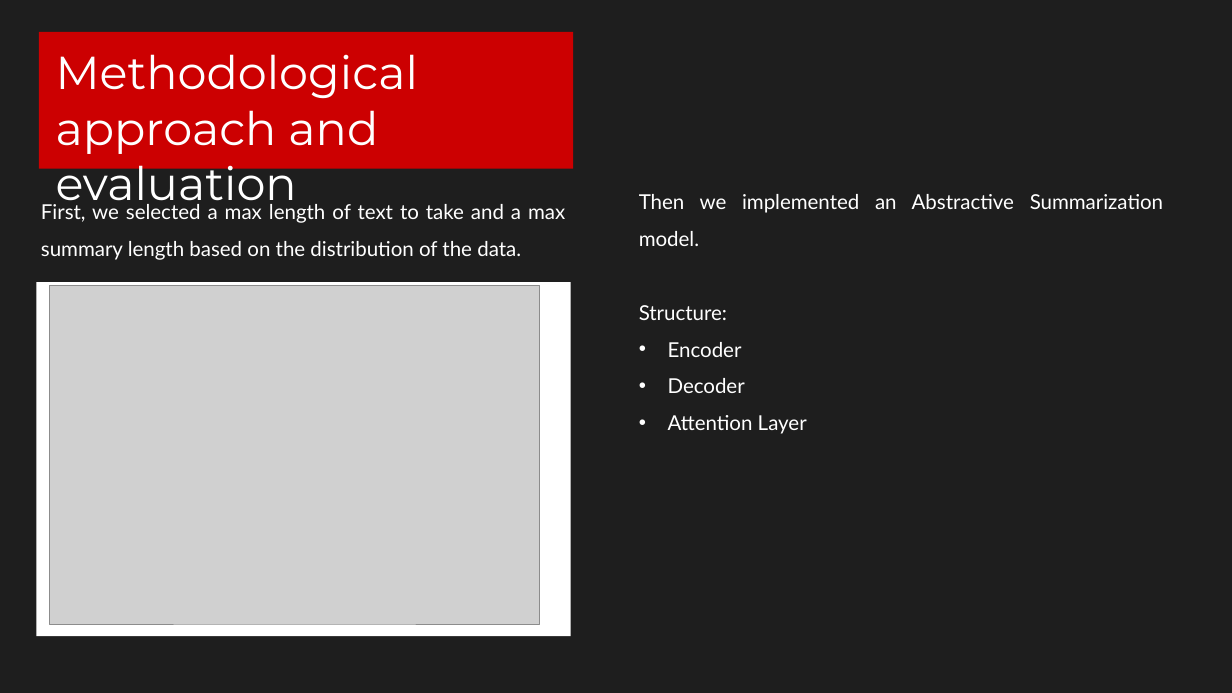
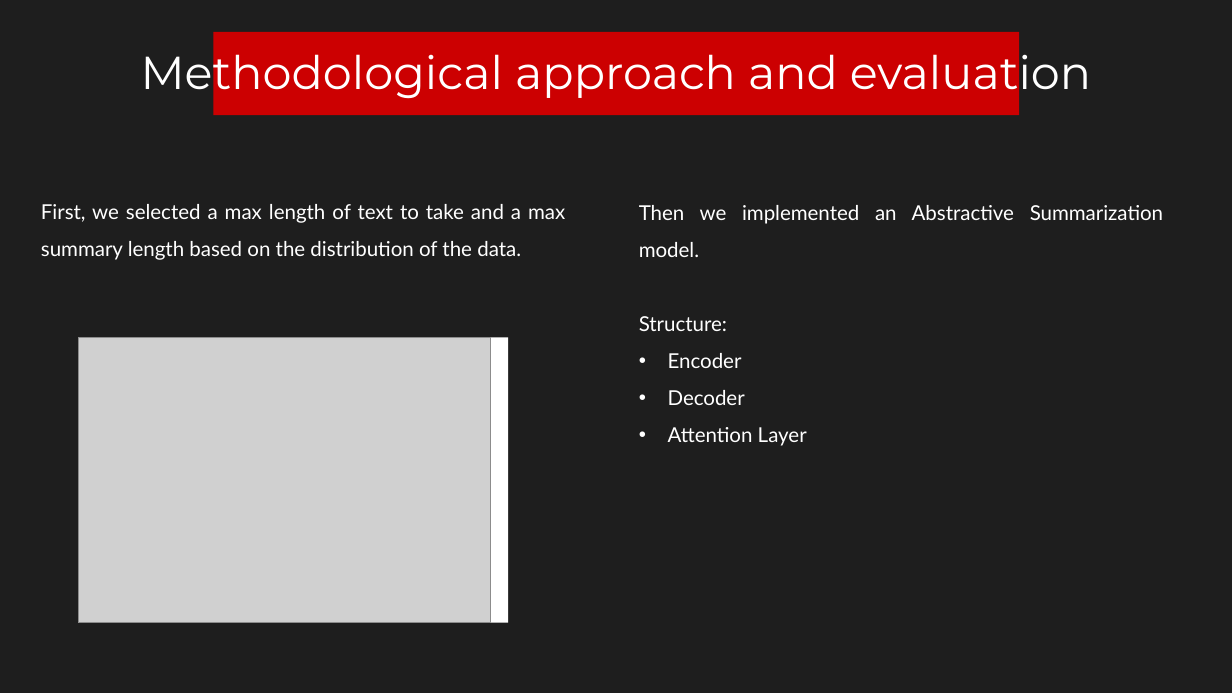
Before and after one commit to federicodeservi/TMS_project, a slide deck: slide 6 of presentation/presentation.pptx. Drawn at 1232x693 pixels with LibreOffice and Linux fonts; fonts in the diff are those of the drawing; grey boxes stand for pictures. Boxes give left, top, right and bottom in pixels: in the first picture for what was removed or moved away, otherwise in the second. Text is boxed around its words. In the diff, an @@ line names an element or a change of style, - is before the commit and + after.

Commit message:
final

```diff
--- a/presentation/presentation.pptx
+++ b/presentation/presentation.pptx
@@ text "Methodological approach and evaluation": place and size @@
-text "Methodological approach and evaluation" at [56,54,418,211]
+text "Methodological approach and evaluation" at [141,44,1091,100]
@@ text "Methodological approach and evaluation" at [141,44,1091,100]: alignment left to centre @@
@@ rectangle: place and size @@
-rectangle at [39,32,573,169]
+rectangle at [213,32,1019,116]
@@ text "Then we implemented an Abstractive ...": place and size @@
-text "Then we implemented an Abstractive ..." at [639,194,1163,434]
+text "Then we implemented an Abstractive ..." at [639,205,1163,446]
@@ picture: place and size @@
-picture at [50,286,540,625]
+picture at [79,337,491,623]
@@ rectangle: place and size @@
-rectangle at [36,282,570,636]
+rectangle at [79,337,508,623]
```
